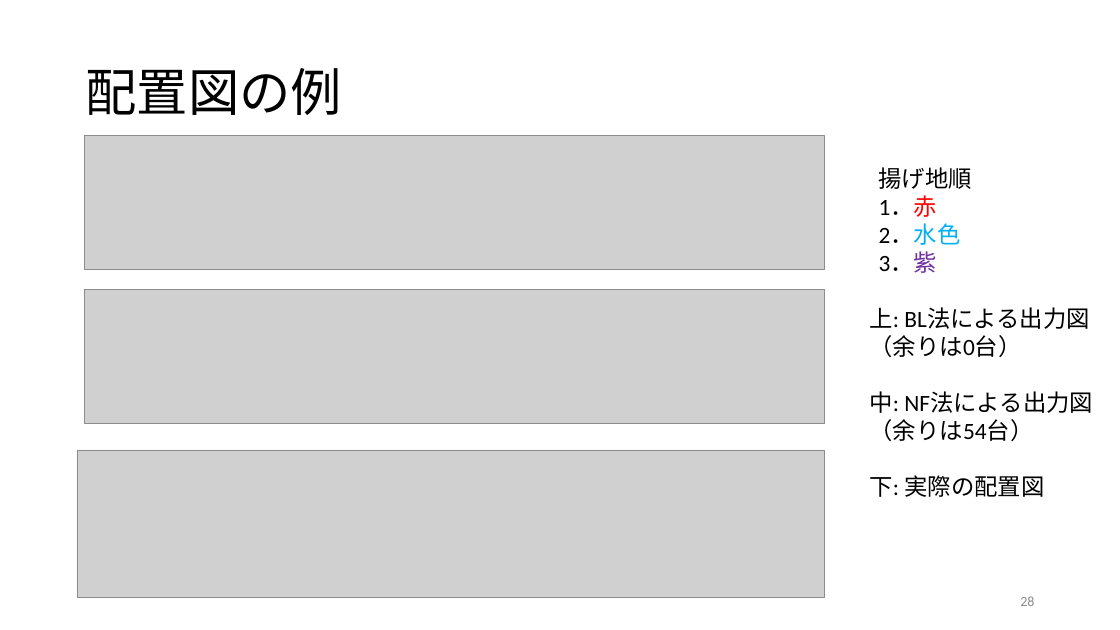
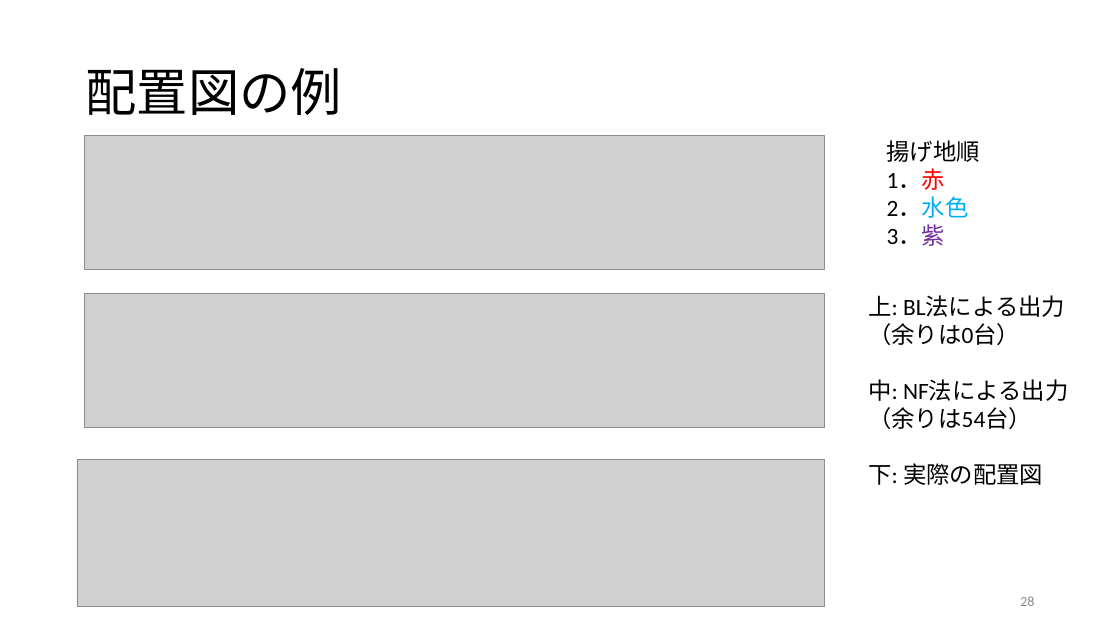
Before and after one commit to r-kurosu/kline, a slide deck: slide 28 of 卒論発表用スライド.pptx. Drawn at 1120x630 pixels with LibreOffice and Linux fonts; fonts in the diff are those of the drawing; grey boxes stand for pictures. Boxes give left, top, right and bottom in pixels: in the first picture for what was removed or moved away, otherwise in the second. Text is boxed around its words. In the diff, an @@ line names an element or a change of style, - is before the commit and + after.

```diff
--- a/卒論発表用スライド.pptx
+++ b/卒論発表用スライド.pptx
@@ text "揚げ地順": place and size @@
-text "揚げ地順" at (879, 167, 972, 273)
+text "揚げ地順" at (887, 140, 980, 246)
@@ picture: place and size @@
-picture at (84, 290, 825, 424)
+picture at (84, 293, 825, 428)
@@ text "上: BL法による出力": place and size @@
-text "上: BL法による出力" at (870, 307, 1093, 497)
+text "上: BL法による出力" at (868, 295, 1068, 485)
@@ text at (868, 295, 1065, 317): text changed @@
-上: BL法による出力図
+上: BL法による出力
@@ text at (868, 379, 1068, 401): text changed @@
-中: NF法による出力図
+中: NF法による出力
@@ picture: place and size @@
-picture at (77, 450, 825, 598)
+picture at (77, 460, 825, 607)
```
Also in this commit, not shown: 24 other files.
